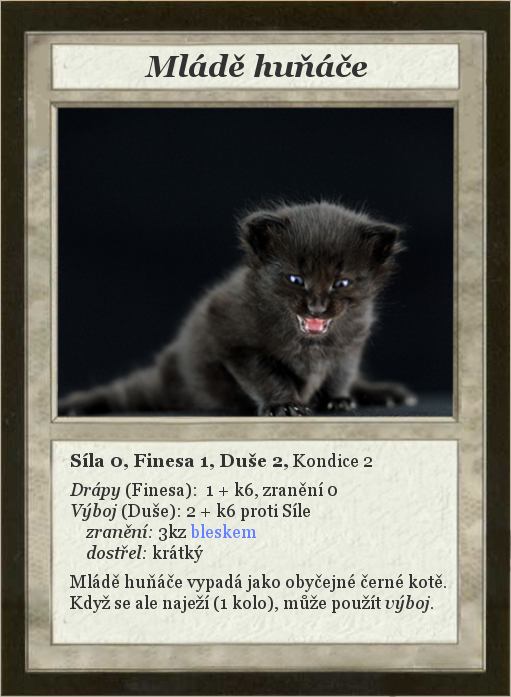
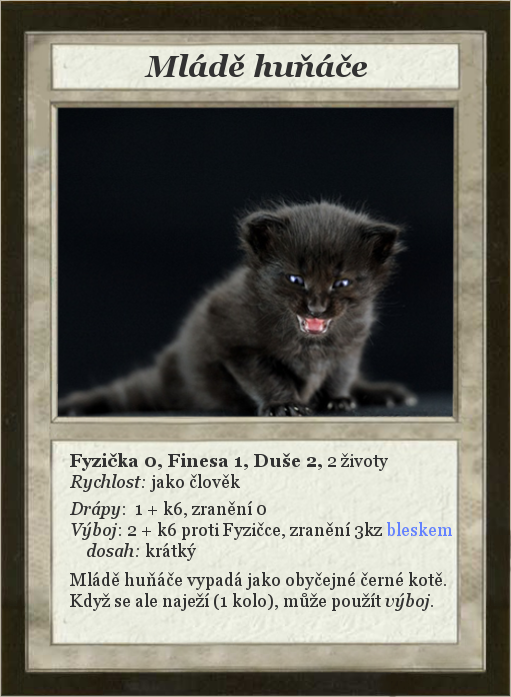
Revision of a layered (511, 697) image; what changed, layer by layer:
renamed "Síla 0, Finesa 1, Duše 2, Kond..." to "Fyzička 0, Finesa 1, Duše 2, 2...", painted on it over (69, 453, 452, 613)
